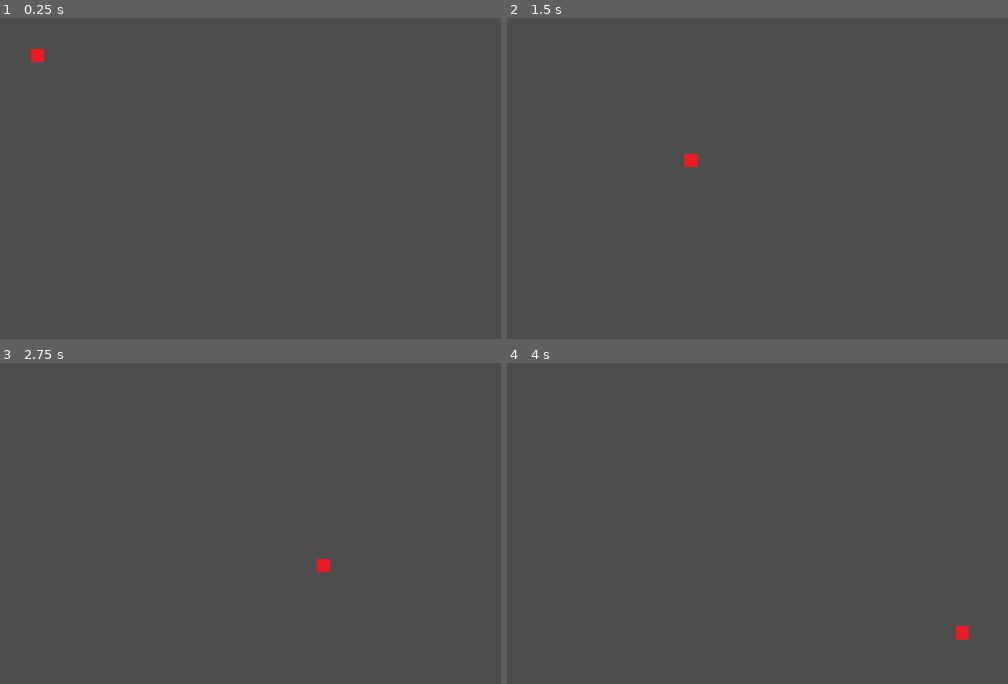
Above: before the commit, frames 1-4 (two rows, left to right).
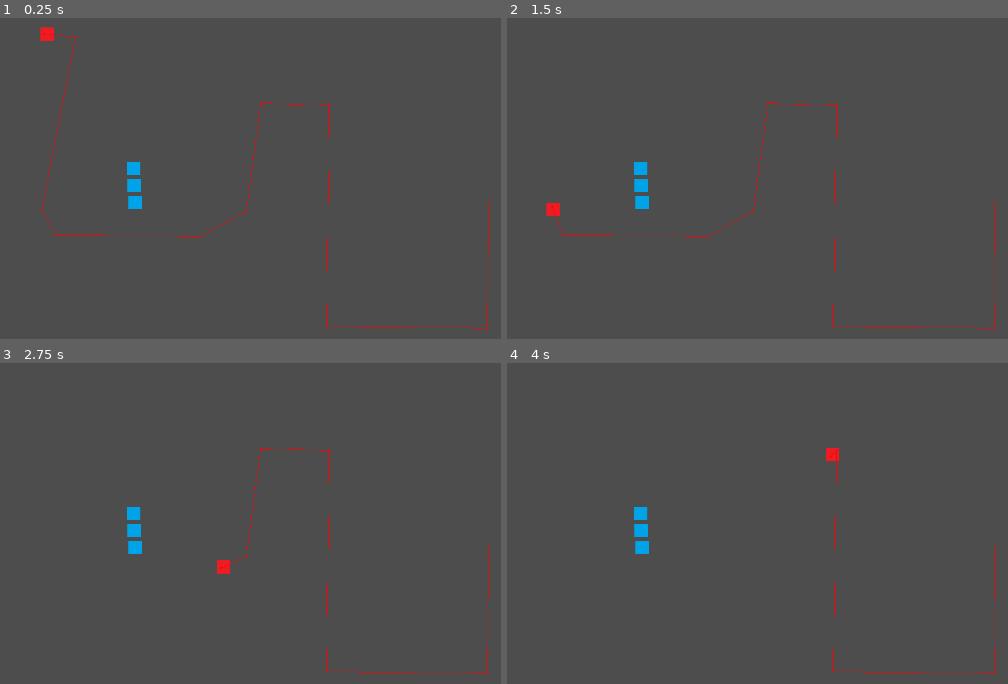
Above: after the commit, the same moments.

Repository: clawcastle/td-lab
Game: Godot game, scene res://Main.tscn
Two runs of this game, one before a commit and one after it. Both use one fixed random seed, a clock stepped at 60 frames per second and the inputs below.
Inputs:
- Up to frame 1 (0.25 s): no input
- Up to frame 2 (1.5 s): no input
- Up to frame 3 (2.75 s): no input
- Up to frame 4 (4 s): no input

The runs differ from the first frame. In frame 1, 1.2% of the frame differs, in the area x 6-98%, y 2-97%; in frame 2, 1.0%; in frame 3, 0.9%; in frame 4, 0.8%.

Commit message:
change path postprocessing makes enemy not get stuck

Diff:
--- a/Enemy.tscn
+++ b/Enemy.tscn
@@ -17,7 +17,7 @@
 [sub_resource type="RectangleShape2D" id="RectangleShape2D_s7bn3"]
 size = Vector2(32, 32)
 
-[node name="Enemy" type="Area2D"]
+[node name="Enemy" type="CharacterBody2D"]
 script = ExtResource("1_tt7e2")
 
 [node name="AnimatedSprite2D" type="AnimatedSprite2D" parent="."]
@@ -27,3 +27,5 @@
 shape = SubResource("RectangleShape2D_s7bn3")
 
 [node name="NavigationAgent2D" type="NavigationAgent2D" parent="."]
+path_postprocessing = 1
+debug_enabled = true
--- a/Map1.tscn
+++ b/Map1.tscn
@@ -1,11 +1,12 @@
-[gd_scene load_steps=4 format=3 uid="uid://bkcg67l8pte2r"]
+[gd_scene load_steps=5 format=3 uid="uid://bkcg67l8pte2r"]
 
 [ext_resource type="PackedScene" uid="uid://c5a6tiadmnv0i" path="res://Enemy.tscn" id="1_3wee7"]
 [ext_resource type="PackedScene" uid="uid://diry6hi0yt4tg" path="res://Target.tscn" id="2_s0gvh"]
+[ext_resource type="PackedScene" uid="uid://bccrq0d3ri03u" path="res://Tower.tscn" id="3_s0gvh"]
 
 [sub_resource type="NavigationPolygon" id="NavigationPolygon_j556s"]
-vertices = PackedVector2Array(379.594, 301.133, 96.3984, 253.93, 187.898, 138.898, 468.102, 133.203, 472.102, 519, 214.328, 746.102, 861.07, 750.938, 809.094, 519, 931.563, 447.828, 807.094, 304.93, 1088.87, 303.063, 981.141, 460.227, 1081.88, 871, 972.18, 956.133, 1492.89, 962.883, 1334.8, 871, 1533.01, 529.211, 1341.8, 532.813)
-polygons = Array[PackedInt32Array]([PackedInt32Array(0, 1, 2, 3), PackedInt32Array(0, 3, 4, 5), PackedInt32Array(6, 5, 4, 7), PackedInt32Array(8, 6, 7, 9), PackedInt32Array(8, 9, 10, 11), PackedInt32Array(11, 10, 12, 13), PackedInt32Array(14, 13, 12, 15), PackedInt32Array(16, 14, 15, 17)])
+vertices = PackedVector2Array(379.594, 301.133, 96.3984, 253.93, 187.898, 138.898, 468.102, 133.203, 472.102, 519, 214.328, 746.102, 1341.8, 532.813, 1533.01, 529.211, 1492.89, 962.883, 1334.8, 871, 972.18, 956.133, 1081.88, 871, 981.141, 460.227, 1088.87, 303.063, 807.094, 304.93, 931.563, 447.828, 809.094, 519, 861.07, 750.938, 538.5, 519, 538.5, 559, 539.5, 559, 539.5, 600, 541.5, 600, 541.5, 641, 592.5, 589, 590.5, 589, 590.5, 548, 589.5, 548, 589.5, 519, 592.5, 641)
+polygons = Array[PackedInt32Array]([PackedInt32Array(0, 1, 2, 3), PackedInt32Array(0, 3, 4, 5), PackedInt32Array(6, 7, 8, 9), PackedInt32Array(9, 8, 10, 11), PackedInt32Array(11, 10, 12, 13), PackedInt32Array(14, 13, 12, 15), PackedInt32Array(16, 14, 15, 17), PackedInt32Array(4, 18, 19), PackedInt32Array(19, 20, 21), PackedInt32Array(21, 22, 23), PackedInt32Array(24, 25, 26, 16), PackedInt32Array(26, 27, 28, 16), PackedInt32Array(24, 16, 17, 29), PackedInt32Array(29, 17, 5, 23), PackedInt32Array(23, 5, 4, 21), PackedInt32Array(21, 4, 19)])
 outlines = Array[PackedVector2Array]([PackedVector2Array(183, 129, 478, 123, 482, 509, 799, 509, 797, 295, 1099, 293, 1092, 861, 1325, 861, 1332, 523, 1544, 519, 1502, 973, 962, 966, 971, 468, 939, 460, 869, 761, 200, 756, 366, 309, 78, 261)])
 
 [node name="Map1" type="Node2D"]
@@ -18,3 +19,12 @@
 
 [node name="Target" parent="NavigationRegion2D" instance=ExtResource("2_s0gvh")]
 position = Vector2(1417, 610)
+
+[node name="Tower" parent="NavigationRegion2D" instance=ExtResource("3_s0gvh")]
+position = Vector2(567, 615)
+
+[node name="Tower2" parent="NavigationRegion2D" instance=ExtResource("3_s0gvh")]
+position = Vector2(565, 574)
+
+[node name="Tower3" parent="NavigationRegion2D" instance=ExtResource("3_s0gvh")]
+position = Vector2(564, 533)
--- /dev/null
+++ b/Tower.tscn
@@ -0,0 +1,14 @@
+[gd_scene load_steps=3 format=3 uid="uid://bccrq0d3ri03u"]
+
+[ext_resource type="Texture2D" uid="uid://lto4otli46hd" path="res://tower.png" id="1_arn3v"]
+
+[sub_resource type="RectangleShape2D" id="RectangleShape2D_jlq62"]
+size = Vector2(31, 32)
+
+[node name="Tower" type="StaticBody2D"]
+
+[node name="Sprite2D" type="Sprite2D" parent="."]
+texture = ExtResource("1_arn3v")
+
+[node name="CollisionShape2D" type="CollisionShape2D" parent="."]
+shape = SubResource("RectangleShape2D_jlq62")
--- a/enemy.gd
+++ b/enemy.gd
@@ -1,4 +1,4 @@
-extends Node2D
+extends CharacterBody2D
 
 @export var speed = 400
 var screen_size
@@ -7,6 +7,8 @@
 
 func _ready() -> void:
 	screen_size = get_viewport_rect().size
+	# Wait one frame to ensure navigation is ready
+	await get_tree().process_frame
 	# Find the target node in the scene tree
 	var nav_region = get_parent()
 	target_node = nav_region.get_node_or_null("Target")
@@ -18,7 +20,10 @@
 		# Update target position in case the target moves
 		nav_agent.target_position = target_node.global_position
 	if nav_agent.is_navigation_finished():
+		velocity = Vector2.ZERO
 		return
+
 	var next_path_pos = nav_agent.get_next_path_position()
 	var direction = (next_path_pos - global_position).normalized()
-	global_position += direction * speed * delta
+	velocity = direction * speed
+	move_and_slide()
--- /dev/null
+++ b/navigation_region.gd
@@ -0,0 +1,12 @@
+extends NavigationRegion2D
+
+func _ready():
+	# Wait one frame to ensure all children are ready
+	await get_tree().process_frame
+	# Force navigation update
+	navigation_polygon = NavigationServer2D.bake_from_navigation_polygon(navigation_polygon)
+
+func add_tower(tower_instance: Node2D):
+	add_child(tower_instance)
+	# Update navigation after adding tower
+	navigation_polygon = NavigationServer2D.bake_from_navigation_polygon(navigation_polygon)
Not shown, added: navigation_region.gd.uid
Binary file added: tower.png
Not shown, added: tower.png.import
